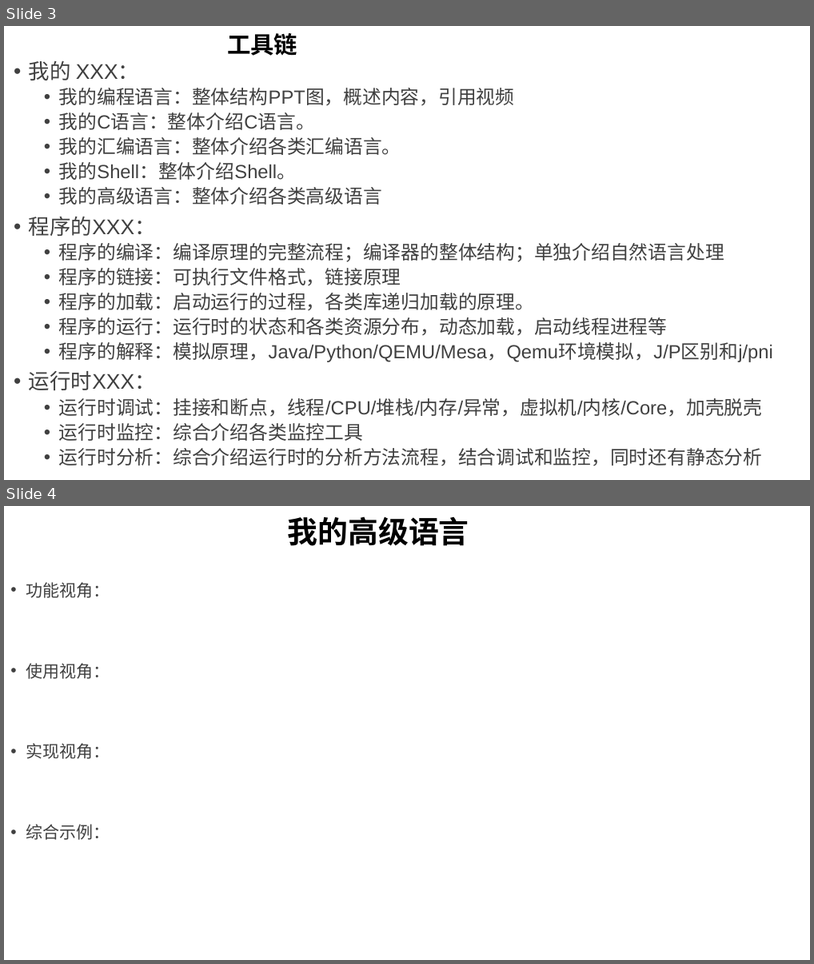
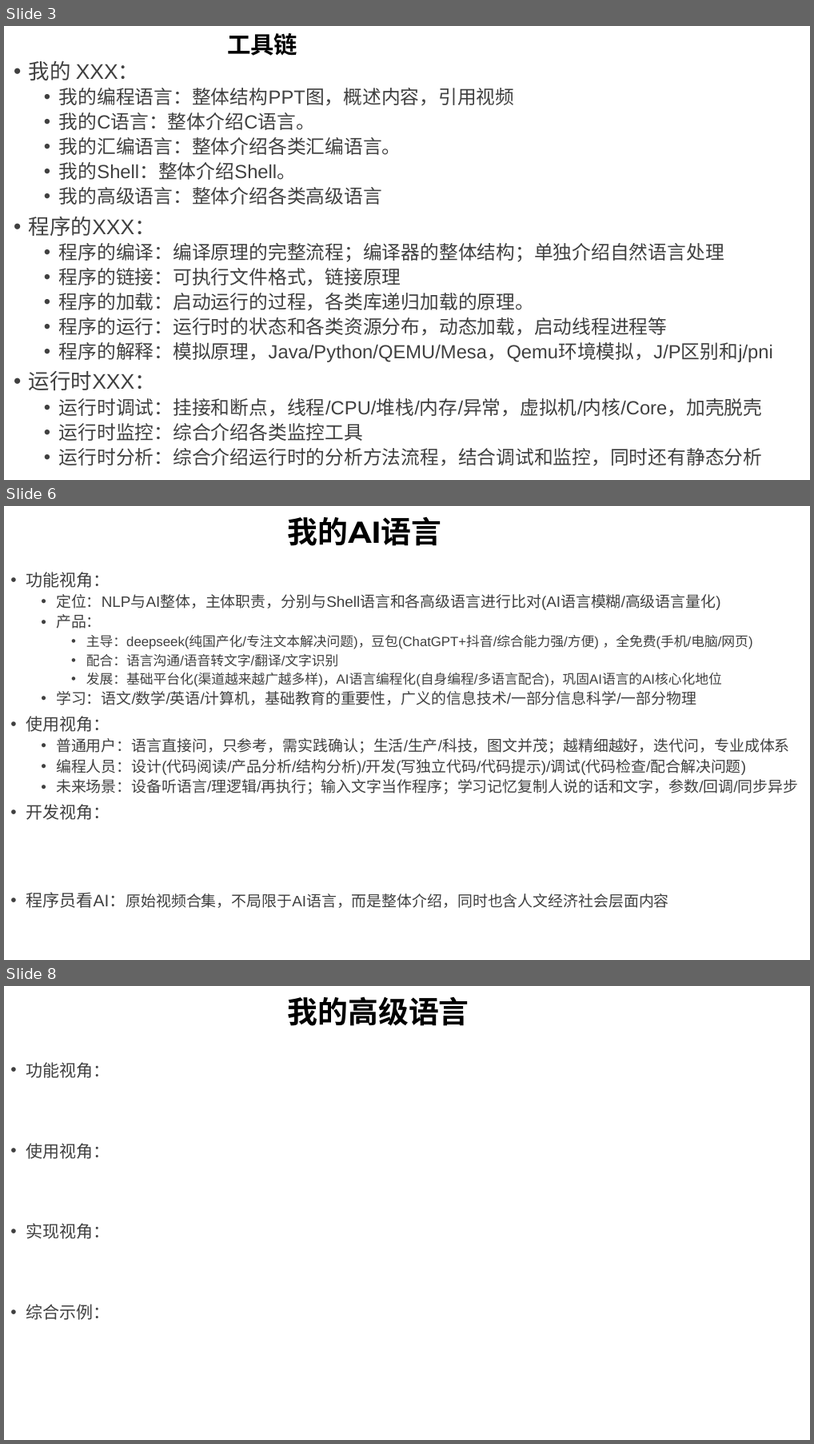
Before and after one commit to GavinKoeng/it-talks, a slide deck: it-talks.pptx. Shown one above the other, each under a label of ours: slides 3 and 4 before the commit, slides 3, 6 and 8 after it; the slides between them are not shown. The pictures are 814x964 and 814x1444 pixels, drawn with LibreOffice and Linux fonts; fonts in the diff are those of the drawing. Boxes give left, top, right and bottom in pixels: in the first picture for what was removed or moved away, otherwise in the second. Text is boxed around its words. In the diff, an @@ line names an element or a change of style, - is before the commit and + after.

Commit message:
增加 "我的AI语言" 视频组提纲

```diff
--- a/it-talks.pptx
+++ b/it-talks.pptx
@@ slide 6 added at bbox=[4, 506, 810, 960], background #FFFFFF @@
@@ title added at bbox=[288, 517, 442, 546], 36 pt, text #000000, bold @@
+我的AI语言
@@ text added at bbox=[26, 572, 798, 908], 18 pt, text #404040 @@
+• 功能视角：
+  • 定位：NLP与AI整体，主体职责，分别与Shell语言和各高级语言进行比对(AI语言模糊/高级语言量化)
+  • 产品：
+    • 主导：deepseek(纯国产化/专注文本解决问题)，豆包(ChatGPT+抖音/综合能力强/方便) ，全免费(手机/电脑/网页)
+    • 配合：语言沟通/语音转文字/翻译/文字识别
+    • 发展：基础平台化(渠道越来越广越多样)，AI语言编程化(自身编程/多语言配合)，巩固AI语言的AI核心化地位
+  • 学习：语文/数学/英语/计算机，基础教育的重要性，广义的信息技术/一部分信息科学/一部分物理
+• 使用视角：
+  • 普通用户：语言直接问，只参考，需实践确认；生活/生产/科技，图文并茂；越精细越好，迭代问，专业成体系
+  • 编程人员：设计(代码阅读/产品分析/结构分析)/开发(写独立代码/代码提示)/调试(代码检查/配合解决问题)
+  • 未来场景：设备听语言/理逻辑/再执行；输入文字当作程序；学习记忆复制人说的话和文字，参数/回调/同步异步
+• 开发视角：
+• 程序员看AI：原始视频合集，不局限于AI语言，而是整体介绍，同时也含人文经济社会层面内容
@@ what was slide 4 is now slide 8 @@
```
Also in this commit, not shown: 3 other slides added, 1 other file.
